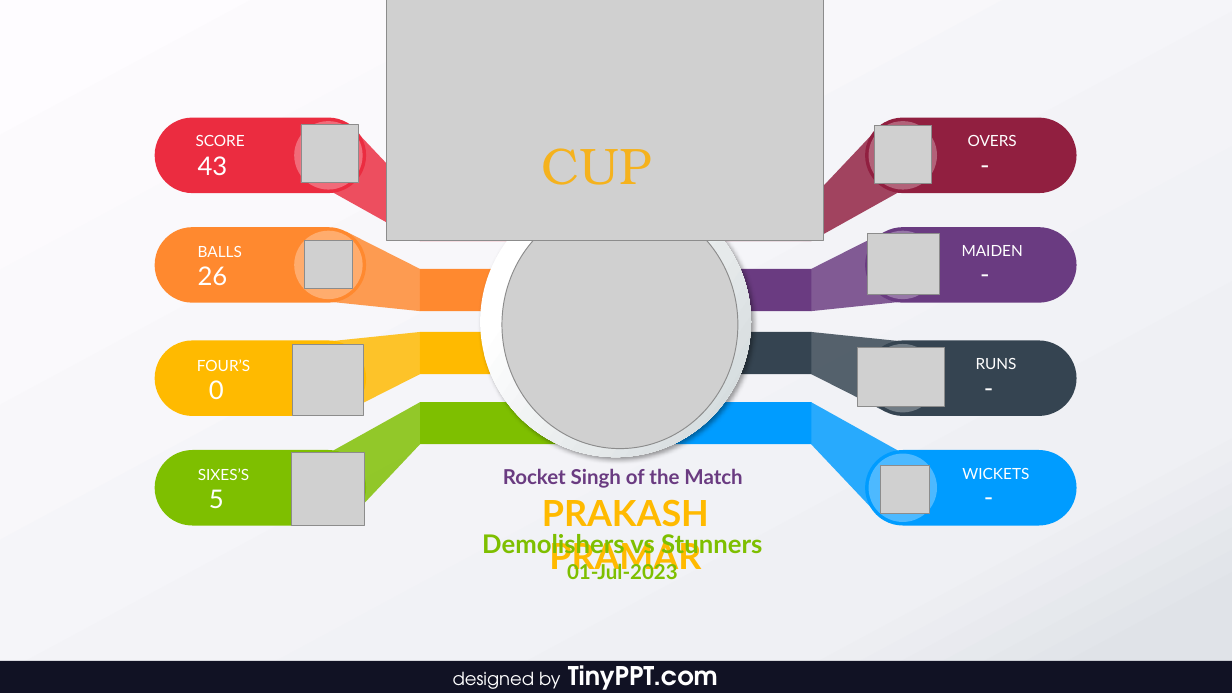
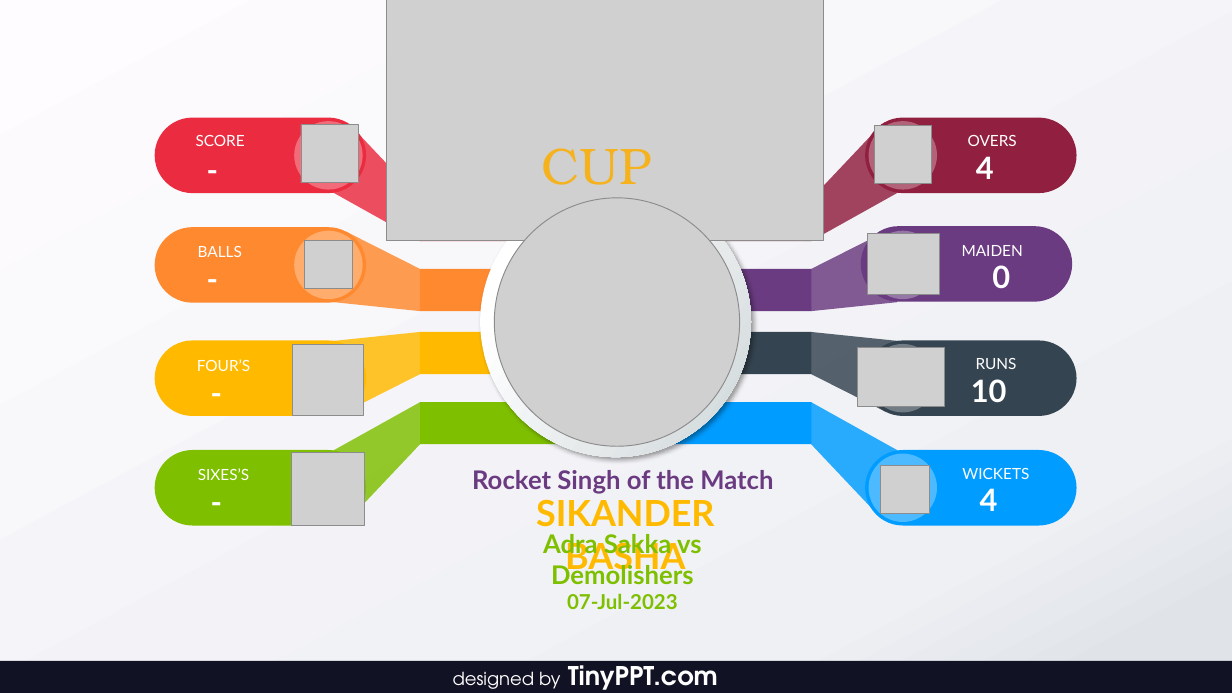
Before and after one commit to Sachienmittal/RRCC, a slide deck: slide 1 of Manage/Rocket singh.pptx. Drawn at 1232x693 pixels with LibreOffice and Linux fonts; fonts in the diff are those of the drawing; grey boxes stand for pictures. Boxes give left, top, right and bottom in pixels: in the first picture for what was removed or moved away, otherwise in the second. Text is boxed around its words. In the diff, an @@ line names an element or a change of style, - is before the commit and + after.

Commit message:
20230708 Adra Sakka vs Mustangs

```diff
--- a/Manage/Rocket singh.pptx
+++ b/Manage/Rocket singh.pptx
@@ text at (x1=198, y1=156, x2=228, y2=175): text changed; size 20 to 24 pt; bold on @@
-43
+-
@@ text at (x1=976, y1=156, x2=994, y2=179): text changed; size 20 to 24 pt; bold on @@
--
+4
@@ picture resized from (x1=502, y1=201, x2=738, y2=449) to (x1=494, y1=198, x2=740, y2=446) @@
@@ rounded rectangle moved from (x1=865, y1=227, x2=1077, y2=303) to (x1=861, y1=226, x2=1073, y2=302) @@
@@ text at (x1=198, y1=266, x2=228, y2=285): text changed; size 20 to 24 pt; bold on @@
-26
+-
@@ text "0" moved from (x1=209, y1=380, x2=224, y2=399) to (x1=992, y1=265, x2=1010, y2=289) @@
@@ text "0" at (x1=992, y1=265, x2=1010, y2=289): size 20 to 24 pt, bold on @@
@@ text "-" at (x1=176, y1=369, x2=289, y2=415): size 20 to 24 pt, bold on @@
@@ text "-" moved from (x1=945, y1=253, x2=1058, y2=294) to (x1=176, y1=369, x2=289, y2=415) @@
@@ text at (x1=971, y1=379, x2=1007, y2=403): text changed; size 20 to 24 pt; bold on @@
--
+10
@@ text "Rocket Singh of the Match" at (x1=472, y1=470, x2=773, y2=494): size 16 to 20 pt @@
@@ text at (x1=209, y1=489, x2=224, y2=509): text changed; size 20 to 24 pt; bold on @@
-5
+-
@@ text at (x1=536, y1=499, x2=714, y2=576): text changed @@
-PRAKASH PRAMAR
+SIKANDER BASHA
@@ text at (x1=980, y1=488, x2=998, y2=511): text changed; size 20 to 24 pt; bold on @@
--
+4
@@ text at (x1=543, y1=531, x2=702, y2=609): text changed @@
-Demolishers vs Stunners
-01-Jul-2023
+Adra Sakka vs Demolishers
+07-Jul-2023
```
Also in this commit, not shown: 3 other files.
